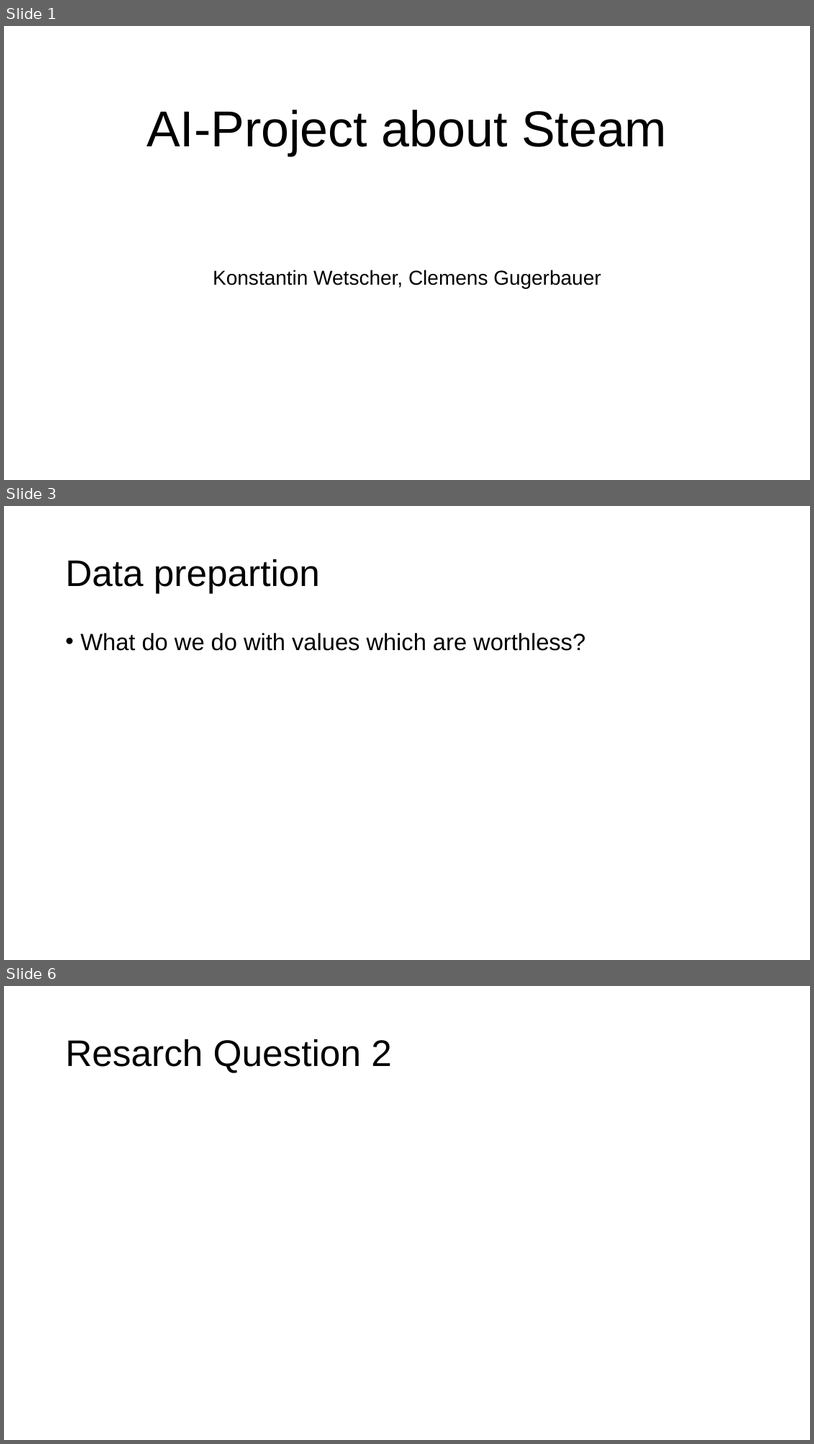
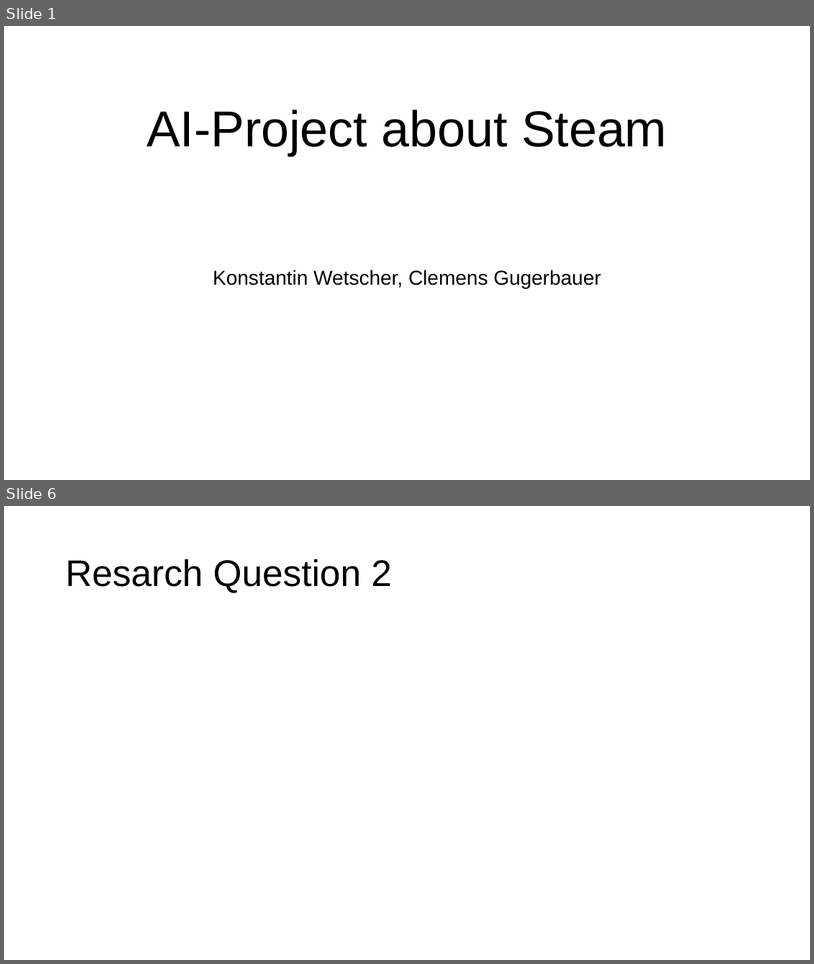
Before and after one commit to ClemensGugerbauer/ki-miniproject-steam, a slide deck: Presentation.pptx. Shown one above the other, each under a label of ours: slides 1, 3 and 6 before the commit, slides 1 and 6 after it; the slides between them are not shown. The pictures are 814x1444 and 814x964 pixels, drawn with LibreOffice and Linux fonts; fonts in the diff are those of the drawing. Boxes give left, top, right and bottom in pixels: in the first picture for what was removed or moved away, otherwise in the second. Text is boxed around its words. In the diff, an @@ line names an element or a change of style, - is before the commit and + after.

```diff
--- a/Presentation.pptx
+++ b/Presentation.pptx
@@ slide 3 removed at bbox=[4, 506, 810, 960], background #FFFFFF @@
@@ title removed at bbox=[65, 559, 320, 593] @@
-Data prepartion
@@ text removed at bbox=[80, 633, 586, 651] @@
-• What do we do with values which are worthless?
```
Also in this commit, not shown: 2 slides changed, 3 slides added, 2 other slides removed, 4 other files.
